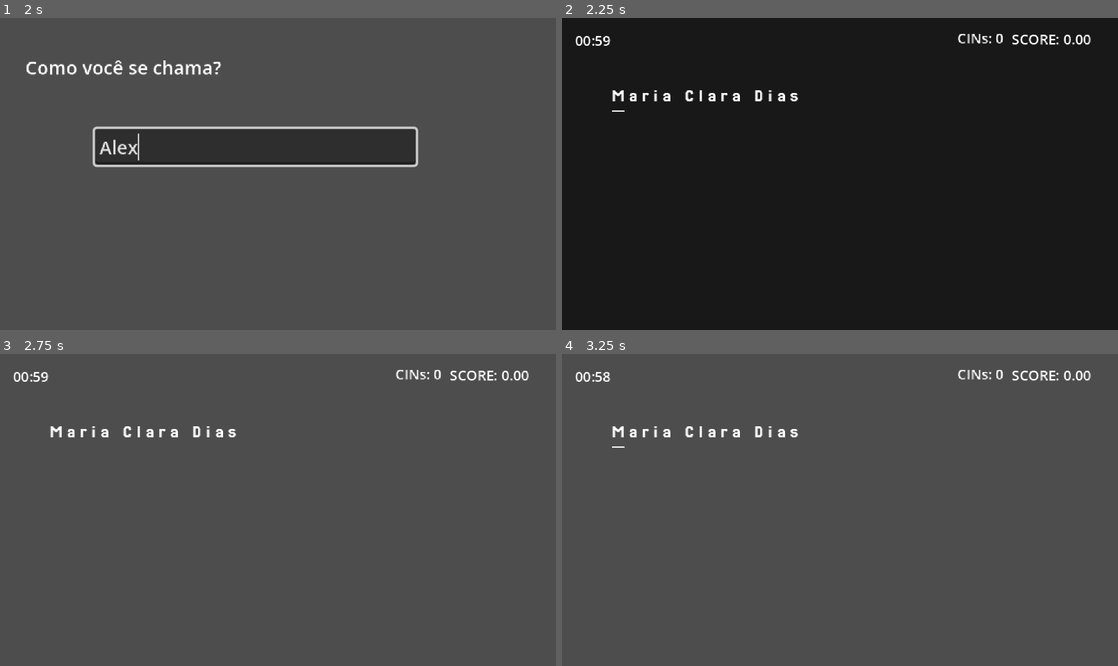
Above: before the commit, frames 1-4 (two rows, left to right).
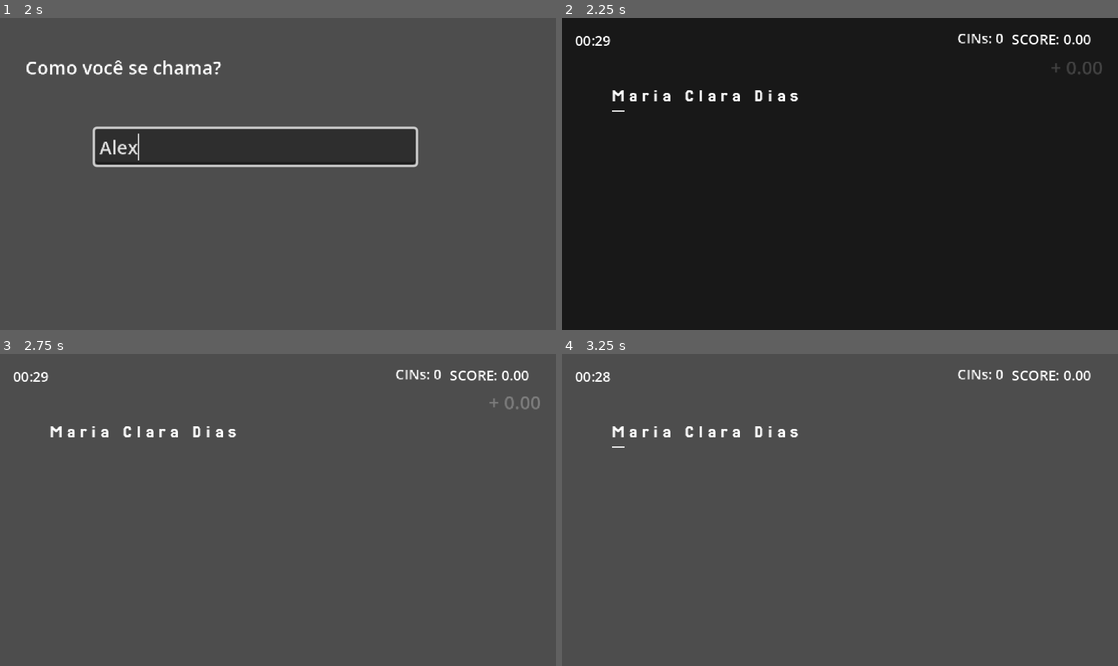
Above: after the commit, the same moments.

Repository: bianca-bezerra/CINExpress
Game: Godot game, scene res://scenes/levels/menu_scene.tscn
Same seed, same stepped clock (60 frames per second), same inputs: the game is played once before the commit and once after it.
Inputs (mouse positions are in pixels of both pictures, inside the frame that each line leads up to):
- Up to frame 1 (2 s): click "JOGAR" at 0.5 s; click (255, 145) at 1.27 s; type "Alex" at 1.35 s
- Up to frame 2 (2.25 s): tap Enter at 2 s; tap Space (space) at 2.1 s
- Up to frame 3 (2.75 s): no input
- Up to frame 4 (3.25 s): tap Space (space) at 2.85 s

Frame 1 is identical in both runs. In frame 2, 0.1% of the frame differs, in the area x 5-98%, y 5-19%; in frame 3, 0.1%, in the area x 6-98%, y 5-18%; in frame 4, less than 0.1%.

Commit message:
feat: Adiciona a tela de resultados com pontos e efeitos sonoros

Diff:
--- a/scenes/game_manager.tscn
+++ b/scenes/game_manager.tscn
@@ -6,7 +6,7 @@
 
 [node name="GameManager" type="Node"]
 script = ExtResource("1_hwd4i")
-total_game_duration = 60
+total_game_duration = 30
 
 [node name="GameTimer" type="Timer" parent="."]
 
--- /dev/null
+++ b/scenes/results_screen.tscn
@@ -0,0 +1,61 @@
+[gd_scene load_steps=3 format=3 uid="uid://d0i20cpneku7k"]
+
+[ext_resource type="Script" uid="uid://bhrioocci4c3" path="res://scripts/results_screen.gd" id="1_fqf1x"]
+[ext_resource type="PackedScene" uid="uid://duma53j5l7fqo" path="res://scenes/levels/game_button.tscn" id="2_j5vbe"]
+
+[node name="ResultsScreen" type="Node2D"]
+script = ExtResource("1_fqf1x")
+
+[node name="PanelContainer" type="PanelContainer" parent="."]
+offset_left = 145.0
+offset_top = 47.0
+offset_right = 344.0
+offset_bottom = 158.0
+size_flags_horizontal = 4
+size_flags_vertical = 4
+
+[node name="ScoreLabel" type="Label" parent="."]
+offset_left = 164.0
+offset_top = 68.0
+offset_right = 251.0
+offset_bottom = 91.0
+text = "Pontuação:"
+
+[node name="ScorePointsLabel" type="Label" parent="."]
+offset_left = 260.0
+offset_top = 69.0
+offset_right = 300.0
+offset_bottom = 92.0
+text = "0"
+
+[node name="CinsPointsLabel" type="Label" parent="."]
+offset_left = 212.0
+offset_top = 110.0
+offset_right = 222.0
+offset_bottom = 133.0
+text = "0"
+
+[node name="CinsLabel" type="Label" parent="."]
+offset_left = 165.0
+offset_top = 109.0
+offset_right = 205.0
+offset_bottom = 132.0
+text = "CINs:"
+
+[node name="HBoxContainer" type="HSplitContainer" parent="."]
+offset_left = 152.0
+offset_top = 173.0
+offset_right = 336.0
+offset_bottom = 193.0
+
+[node name="RetryGameButton" parent="HBoxContainer" instance=ExtResource("2_j5vbe")]
+layout_mode = 2
+text = "JOGAR NOVAMENTE"
+
+[node name="MenuButton" parent="HBoxContainer" instance=ExtResource("2_j5vbe")]
+layout_mode = 2
+text = "MENU
+"
+
+[connection signal="pressed" from="HBoxContainer/RetryGameButton" to="." method="_on_retry_game_button_pressed"]
+[connection signal="pressed" from="HBoxContainer/MenuButton" to="." method="_on_menu_button_pressed"]
--- a/scripts/audio_manager.gd
+++ b/scripts/audio_manager.gd
@@ -9,7 +9,9 @@
 	"combo_sound" : preload("res://assets/audio/pirilimpompom(combo).mp3"),
 	"right_hit" : "",
 	"wrong_hit": preload("res://assets/audio/wrong_hit.wav"),
-	"text_type": preload("res://assets/audio/text_type.wav")
+	"text_type": preload("res://assets/audio/text_type.wav"),
+	"spinner_sound": preload("res://assets/audio/spinner.mp3"),
+	"bang_sound": preload("res://assets/audio/bang.mp3")
 }
 
 func _ready() -> void:
@@ -26,3 +28,6 @@
 	_sfx_stream.pitch_scale = pitch_scale
 	if not _sfx_stream.playing:
 		_sfx_stream.play()
+
+func stop_sfx():
+	_sfx_stream.stop()
--- a/scripts/player_manager.gd
+++ b/scripts/player_manager.gd
@@ -33,7 +33,6 @@
 func save_current_player():
 	SaveManager.game_data["dashboard"].append(_current_player_data)
 	SaveManager.save_game()
-	reset_current_player_data()
 
 func get_score():
 	return _current_player_data["score"]
--- /dev/null
+++ b/scripts/results_screen.gd
@@ -0,0 +1,86 @@
+extends Node2D
+
+@onready var score_label: Label = $ScorePointsLabel
+@onready var cins_label: Label = $CinsPointsLabel
+@onready var retry_game_button: Button = $HBoxContainer/RetryGameButton
+
+const DELAY_BETWEEN_CATEGORIES: float = 0.3
+const FADE_DURATION: float = 0.4
+const ZOOM_SCALE: float = 2.0  # quanto o texto aumenta no "bang"
+const ZOOM_DURATION: float = 0.25
+
+func _ready() -> void:
+	score_label.text = "0"
+	cins_label.text = "0"
+	start_score_animation()
+	retry_game_button.grab_focus.call_deferred()
+
+func start_score_animation() -> void:
+	await _animate_score_label(score_label, PlayerManager.get_score())
+	await get_tree().create_timer(DELAY_BETWEEN_CATEGORIES).timeout
+
+	await _animate_score_label(cins_label, PlayerManager.get_cin_count())
+	await get_tree().create_timer(DELAY_BETWEEN_CATEGORIES).timeout
+
+
+func _animate_score_label(label_to_animate: Label, target_score: int) -> void:
+	if target_score <= 0:
+		label_to_animate.text = "0"
+		return
+
+	var duration = clamp(target_score / 150.0, 0.6, 1.5)
+
+	# 🔹 Fade-in inicial
+	label_to_animate.modulate.a = 0.0
+	var fade_in_tween := create_tween()
+	fade_in_tween.tween_property(label_to_animate, "modulate:a", 1.0, FADE_DURATION)
+	await fade_in_tween.finished
+
+
+	var sound_tween := create_tween()
+	sound_tween.tween_property(AudioManager.play_sfx("spinner_sound", 2.0), "pitch_scale", 1.0, duration)
+
+	# 🔹 Tween da contagem
+	var tween := create_tween().set_parallel()
+	tween.tween_method(
+		_update_label_text.bind(label_to_animate),
+		0.0,
+		float(target_score),
+		duration
+	).set_ease(Tween.EaseType.EASE_OUT)
+
+	await tween.finished
+
+	# 🔹 Garante o valor final e para o som
+	label_to_animate.text = str(target_score)
+	AudioManager.stop_sfx()
+
+	# 🔹 Efeito de zoom final + som de "bang"
+	await _play_zoom_bang(label_to_animate)
+
+	# 🔹 Fade-out leve depois do efeito
+	var fade_out_tween := create_tween()
+	fade_out_tween.tween_property(label_to_animate, "modulate:a", 0.8, FADE_DURATION)
+	await fade_out_tween.finished
+
+
+func _update_label_text(value: float, label: Label) -> void:
+	label.text = str(roundi(value))
+
+
+func _play_zoom_bang(label: Label) -> void:
+	var zoom_tween := create_tween().set_parallel()
+	label.scale = Vector2.ONE
+	zoom_tween.tween_property(label, "scale", Vector2(ZOOM_SCALE, ZOOM_SCALE), ZOOM_DURATION).set_ease(Tween.EaseType.EASE_OUT)
+	zoom_tween.tween_property(label, "scale", Vector2.ONE, ZOOM_DURATION).set_delay(ZOOM_DURATION).set_ease(Tween.EaseType.EASE_IN)
+	await zoom_tween.finished
+
+	AudioManager.play_sfx("bang_sound")
+
+
+func _on_retry_game_button_pressed() -> void:
+	GameManager.change_to_username_scene()
+
+
+func _on_menu_button_pressed() -> void:
+	GameManager.change_to_menu_scene()
--- a/scripts/singletons/game_manager.gd
+++ b/scripts/singletons/game_manager.gd
@@ -78,6 +78,8 @@
 func start_game():
 	_can_show_game_ui = true
 	game_timer.start(total_game_duration)
+	PlayerManager.reset_score()
+	PlayerManager.reset_current_player_data()
 	change_to_next_level()
 
 func change_to_next_level():
@@ -98,14 +100,20 @@
 	get_tree().change_scene_to_file("res://scenes/levels/username_scene.tscn")
 	scene_transintion_animation.play("fade_out")
 
+func change_to_menu_scene():
+	scene_transintion_animation.play("fade_in")
+	get_tree().change_scene_to_file("res://scenes/levels/menu_scene.tscn")
+	scene_transintion_animation.play("fade_out")
+
 
 func end_game():
 	_can_show_game_ui = false
 	current_level = 0
 	current_game_level = 0
 	PlayerManager.save_current_player()
-	PlayerManager.reset_score()
-	get_tree().change_scene_to_file("res://scenes/levels/menu_scene.tscn")
+	scene_transintion_animation.play("fade_in")
+	get_tree().change_scene_to_file("res://scenes/results_screen.tscn")
+	scene_transintion_animation.play("fade_out")
 
 func get_dashboard():
 	return SaveManager.game_data["dashboard"]
--- a/scripts/username_scene.gd
+++ b/scripts/username_scene.gd
@@ -4,6 +4,7 @@
 func _ready() -> void:
 	input.grab_focus()
 
+
 func _on_name_input_text_submitted(new_text: String) -> void:
 	var player_name = new_text
 	PlayerManager.register_new_player(player_name)
Not shown, added: assets/audio/bang.mp3.import
Not shown, added: assets/audio/spinner.mp3.import
Not shown: 1 places in scenes/levels/game_button.tscn that only renumber resources
Not shown, added: scripts/results_screen.gd.uid
Not shown, added: assets/audio/bang.mp3
Not shown, added: assets/audio/spinner.mp3
